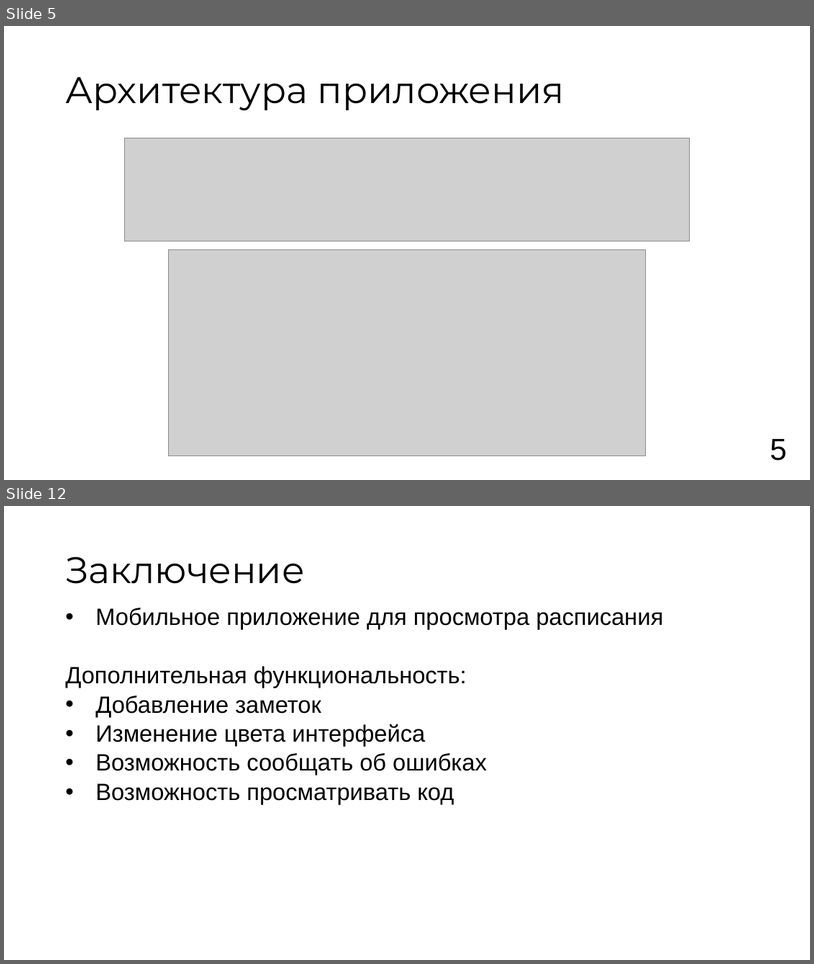
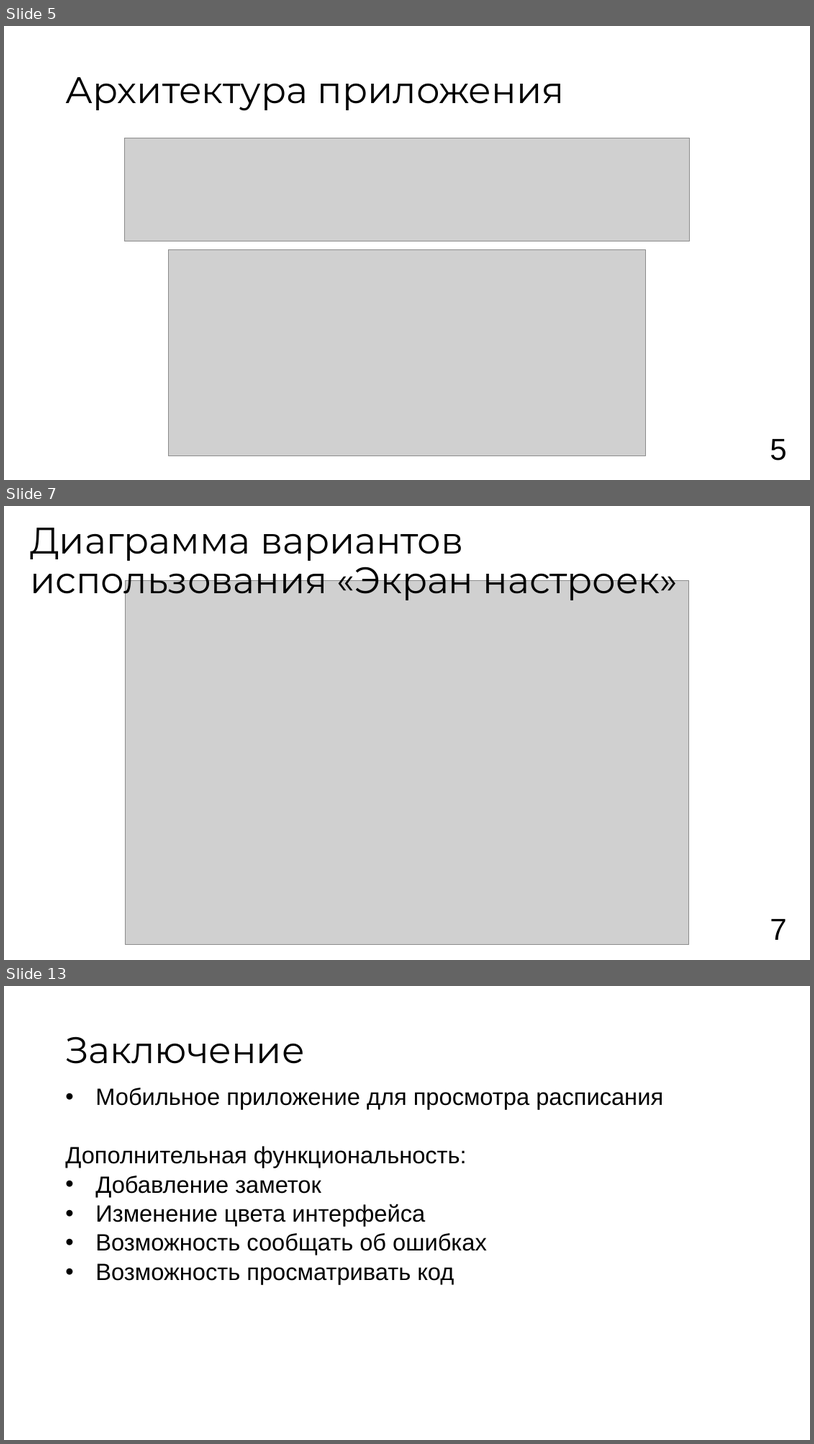
Before and after one commit to vafeenLabs/demo-coursework_6-semester, a slide deck: Vafeen_3_61_presentation.pptx. Shown one above the other, each under a label of ours: slides 5 and 12 before the commit, slides 5, 7 and 13 after it; the slides between them are not shown. The pictures are 814x964 and 814x1444 pixels, drawn with LibreOffice and Linux fonts; fonts in the diff are those of the drawing; grey boxes stand for pictures. Boxes give left, top, right and bottom in pixels: in the first picture for what was removed or moved away, otherwise in the second. Text is boxed around its words. In the diff, an @@ line names an element or a change of style, - is before the commit and + after.

```diff
--- a/Vafeen_3_61_presentation.pptx
+++ b/Vafeen_3_61_presentation.pptx
@@ slide 7 added at (4, 506, 810, 960), background #FFFFFF @@
@@ title added at (30, 528, 678, 602), 44 pt, text #000000 @@
+Диаграмма вариантов использования «Экран настроек»
@@ picture added at (125, 580, 689, 944) @@
@@ page number added at (770, 919, 787, 939), 36 pt, text #000000 @@
+7
@@ what was slide 12 is now slide 13 @@
```
Also in this commit, not shown: 6 slides changed, 2 other files.
